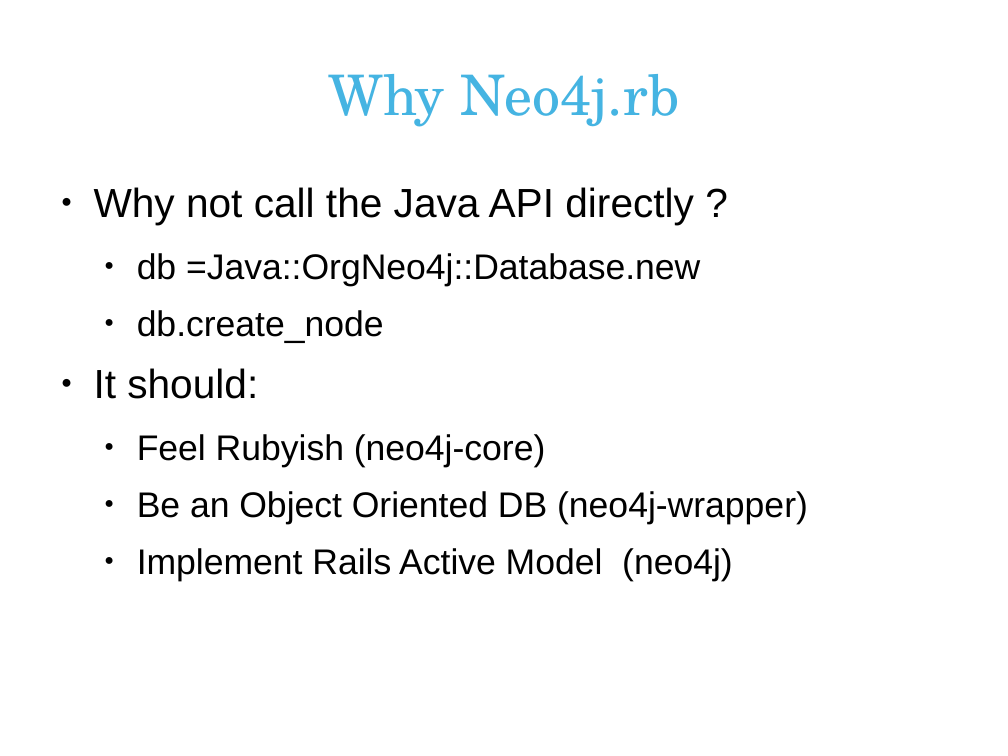
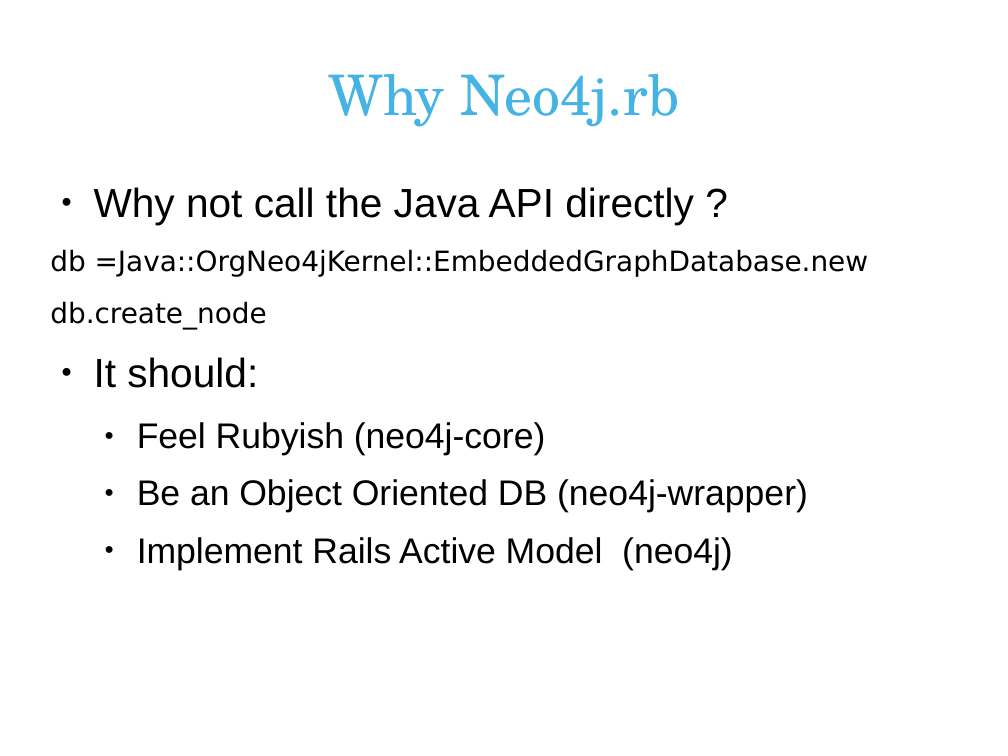
Before and after one commit to andreasronge/andreasronge.github.com, a slide deck: slide 20 of JRubyConf.odp. Drawn at 1008x756 pixels with LibreOffice and Linux fonts; fonts in the diff are those of the drawing; background and template pictures are left out. Boxes give left, top, right and bottom in pixels: in the first picture for what was removed or moved away, otherwise in the second. Text is boxed around its words. In the diff, an @@ line names an element or a change of style, - is before the commit and + after.

```diff
--- a/JRubyConf.odp
+++ b/JRubyConf.odp
@@ text at (x1=50, y1=249, x2=869, y2=277): text changed; size 28 to 22 pt; font Arial to DejaVu Sans @@
-  ● db =Java::OrgNeo4j::Database.new
+db =Java::OrgNeo4jKernel::EmbeddedGraphDatabase.new
@@ text at (x1=50, y1=301, x2=266, y2=328): size 28 to 22 pt, font Arial to DejaVu Sans in "db.create_node"; bullet ● to none; list level 2 to 1 in "db.create_node" @@
```
Also in this commit, not shown: 5 other slides changed, 1 slide added, 1 slide removed.
